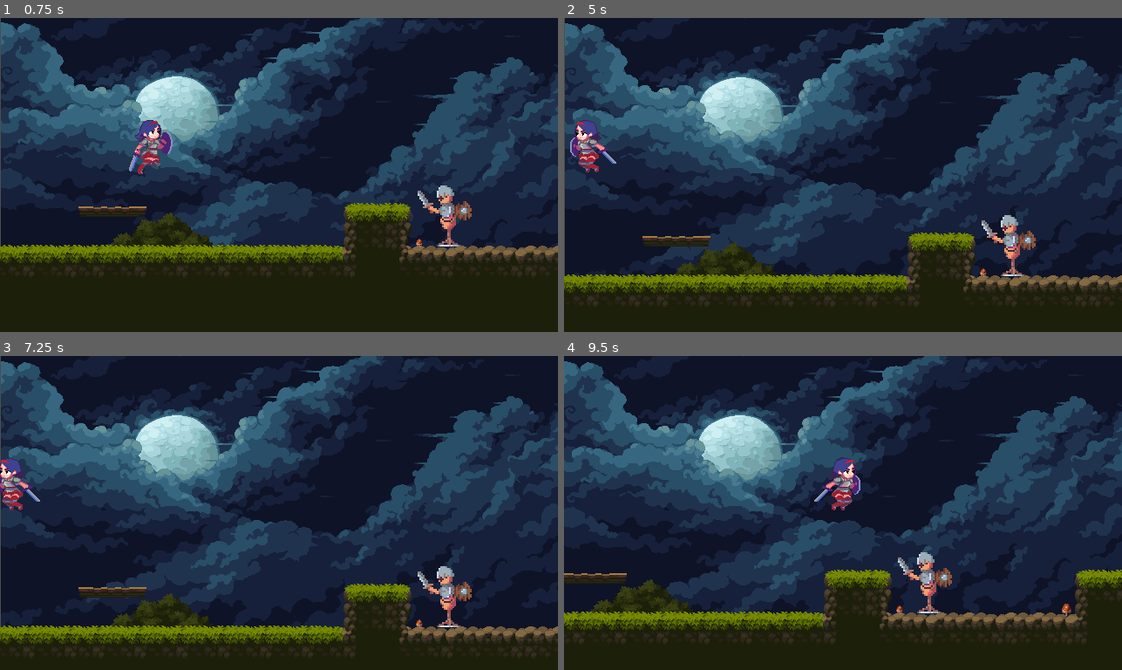
Above: before the commit, frames 1-4 (two rows, left to right).
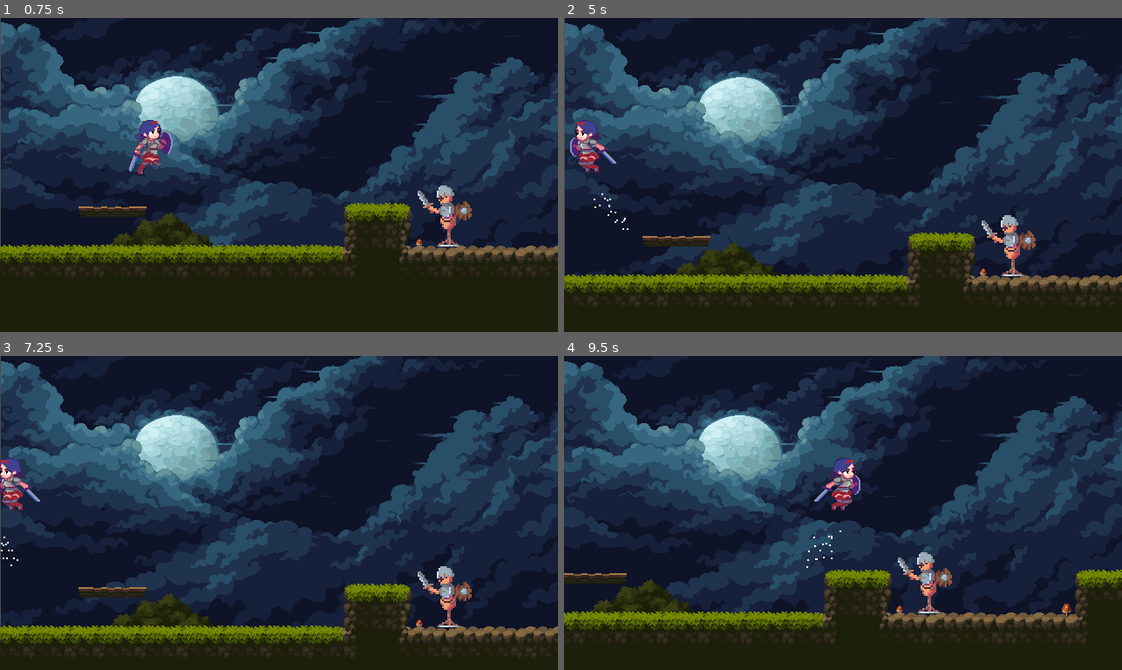
Above: after the commit, the same moments.

Repository: Crustar/Godot_HackSlash_project
Game: Godot game, scene res://src/level/test_scene.tscn
Same seed, same stepped clock (60 frames per second), same inputs: the game is played once before the commit and once after it.
Inputs:
- Up to frame 1 (0.75 s): hold D (right) from 0.53 s (still down); tap X (jump) at 0.6 s
- Up to frame 2 (5 s): tap X (jump) at 0.77, 1.07, 1.52, 1.55, 1.82, 2.3, 2.85, 3.02, 3.32, 3.77, 3.8, 4.07, 4.52, 4.55, 4.82 s; tap Z (attack) at 1.35, 3.6 s; release D (right) at 2.03 s; hold A (left) 2.03-2.78 s; tap Shift (dash) at 2.1, 4.35 s; hold D (right) 2.78-4.28 s; hold A (left) from 4.28 s (still down)
- Up to frame 3 (7.25 s): release A (left) at 5.03 s; hold D (right) 5.03-5.78 s; tap X (jump) at 5.1, 6.02, 6.05, 6.32, 6.77, 6.8, 7.07 s; hold A (left) from 5.78 s (still down); tap Z (attack) at 5.85 s; tap Shift (dash) at 6.6 s
- Up to frame 4 (9.5 s): release A (left) at 7.28 s; hold D (right) from 7.28 s (still down); tap X (jump) at 7.35, 7.52, 7.82, 8.3, 9.02, 9.05, 9.32 s; tap Z (attack) at 8.1 s; tap Shift (dash) at 8.85 s

Frame 1 is identical in both runs. In frame 2, less than 0.1% of the frame differs, in the area x 5-12%, y 55-68%; in frame 3, less than 0.1%; in frame 4, less than 0.1%.

Commit message:
add minor particle effect to double jumping

Diff:
--- a/src/player/player.tscn
+++ b/src/player/player.tscn
@@ -463,6 +463,22 @@
 limit_right = 945
 limit_bottom = 415
 
+[node name="jump_VE" type="CPUParticles2D" parent="."]
+unique_name_in_owner = true
+position = Vector2(-4, 1)
+emitting = false
+amount = 20
+lifetime = 0.2
+one_shot = true
+explosiveness = 0.55
+randomness = 1.0
+lifetime_randomness = 0.42
+emission_shape = 3
+emission_rect_extents = Vector2(15, 2)
+spread = 62.75
+scale_amount_min = 2.0
+scale_amount_max = 2.0
+
 [node name="state_machine" parent="." node_paths=PackedStringArray("initial_state", "player_node", "animation_player_node") instance=ExtResource("3_yw30f")]
 initial_state = NodePath("idling")
 player_node = NodePath("..")
--- a/src/state_machine/player/jumping.gd
+++ b/src/state_machine/player/jumping.gd
@@ -1,5 +1,6 @@
 extends PlayerState
 
+@onready var jump_ve: CPUParticles2D = %jump_VE
 
 func enter() -> void:
 	super()
@@ -44,6 +45,7 @@
 			if player.jump_count < player.max_jump:
 				player.velocity.y = - player.JUMP_VELOCITY
 				player.jump_count += 1
+				jump_ve.emitting = true
 				print_debug("double jump")
 		"dash":
 			if player.dash_count < player.max_dash :
